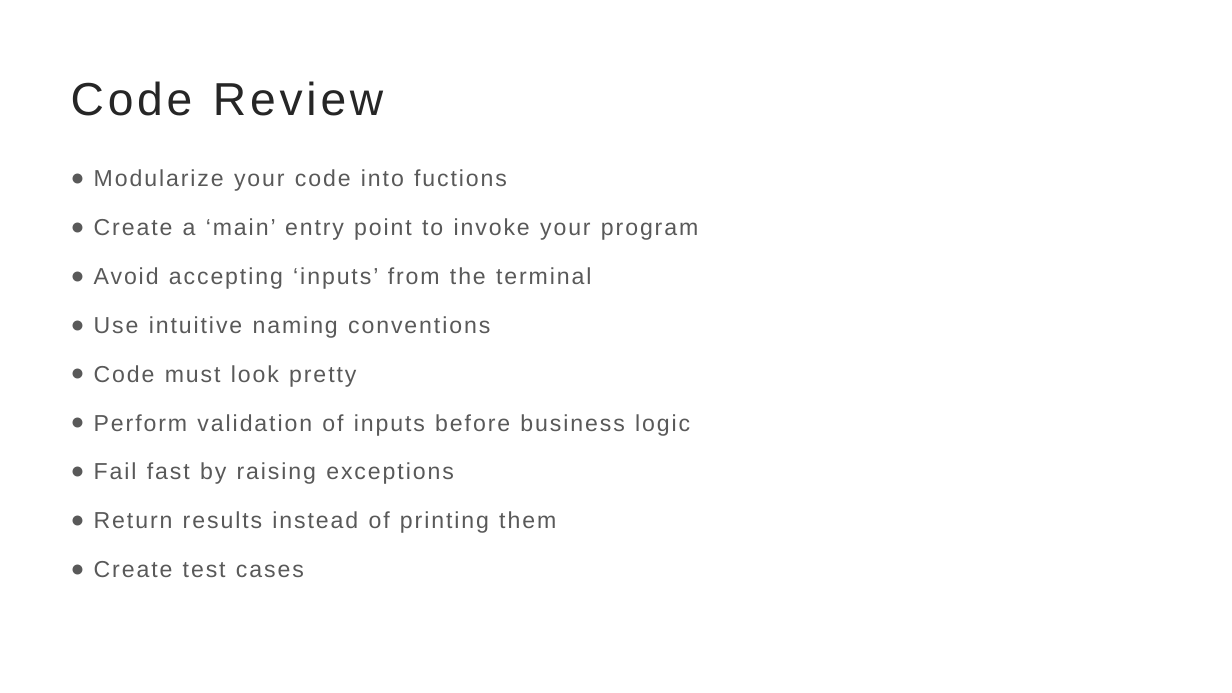
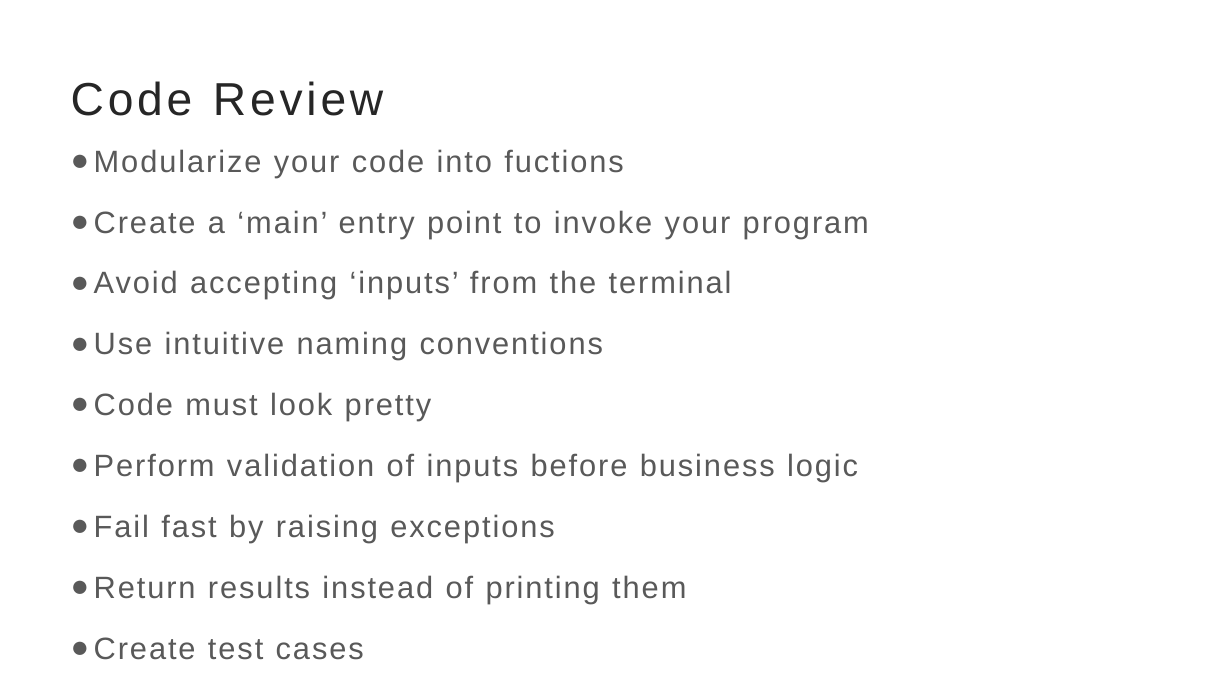
Before and after one commit to brinda-25/workshop, a slide deck: slide 3 of Day2/code_review/code_review.pptx. Drawn at 1232x693 pixels with LibreOffice and Linux fonts; fonts in the diff are those of the drawing. Boxes give left, top, right and bottom in pixels: in the first picture for what was removed or moved away, otherwise in the second. Text is boxed around its words. In the diff, an @@ line names an element or a change of style, - is before the commit and + after.

```diff
--- a/Day2/code_review/code_review.pptx
+++ b/Day2/code_review/code_review.pptx
@@ text "Modularize your code into fuctions": place and size @@
-text "Modularize your code into fuctions" at bbox=[94, 169, 698, 577]
+text "Modularize your code into fuctions" at bbox=[94, 149, 869, 660]
@@ text "Modularize your code into fuctions" at bbox=[94, 149, 869, 660]: size 18 to 24 pt @@
```
Also in this commit, not shown: 1 other slide changed, 3 other files.
